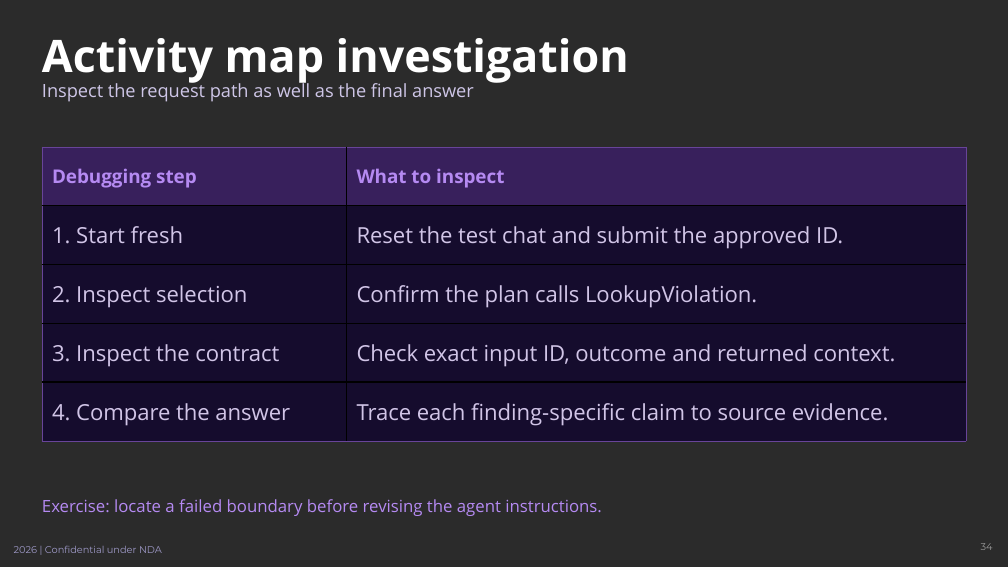
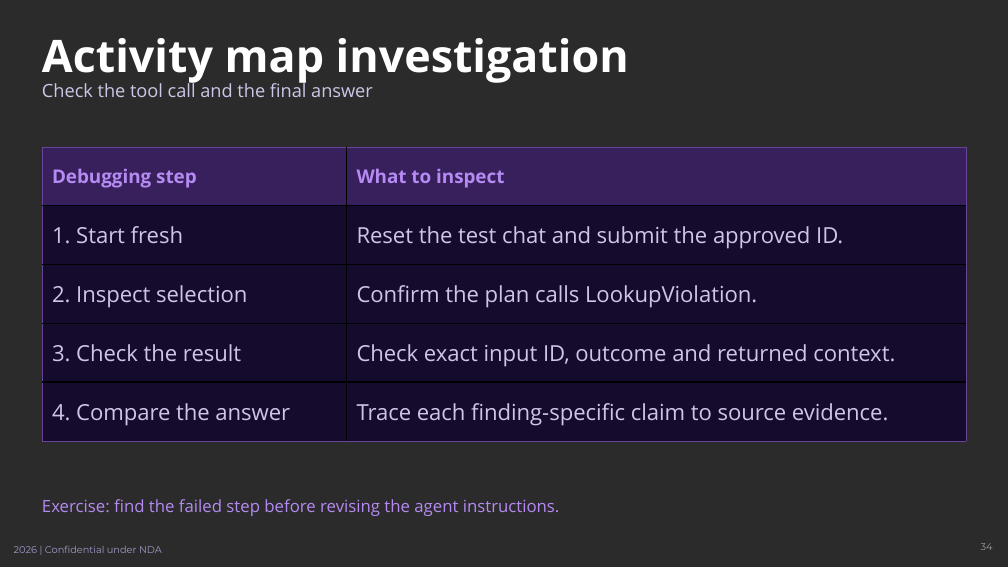
Before and after one commit to johnt-zenity/zenity-remediation-assistant, a slide deck: slide 34 of docs/training/zenity-teams-training.pptx. Drawn at 1008x567 pixels with LibreOffice and Linux fonts; fonts in the diff are those of the drawing; background and template pictures are left out; a plain dark background stands for a picture behind light text. Boxes give left, top, right and bottom in pixels: in the first picture for what was removed or moved away, otherwise in the second. Text is boxed around its words. In the diff, an @@ line names an element or a change of style, - is before the commit and + after.

Commit message:
Clarify training instructions and setup checks (#1)

```diff
--- a/docs/training/zenity-teams-training.pptx
+++ b/docs/training/zenity-teams-training.pptx
@@ text at <box>42,80,373,97</box>: text changed @@
-Inspect the request path as well as the final answer
+Check the tool call and the final answer
@@ table at <box>42,147,967,442</box> @@
-row 4, column 1: 3. Inspect the contract
+row 4, column 1: 3. Check the result
@@ text at <box>42,499,560,516</box>: text changed @@
-Exercise: locate a failed boundary before revising the agent instructions.
+Exercise: find the failed step before revising the agent instructions.
```
Also in this commit, not shown: 31 other slides changed, 6 other files.
